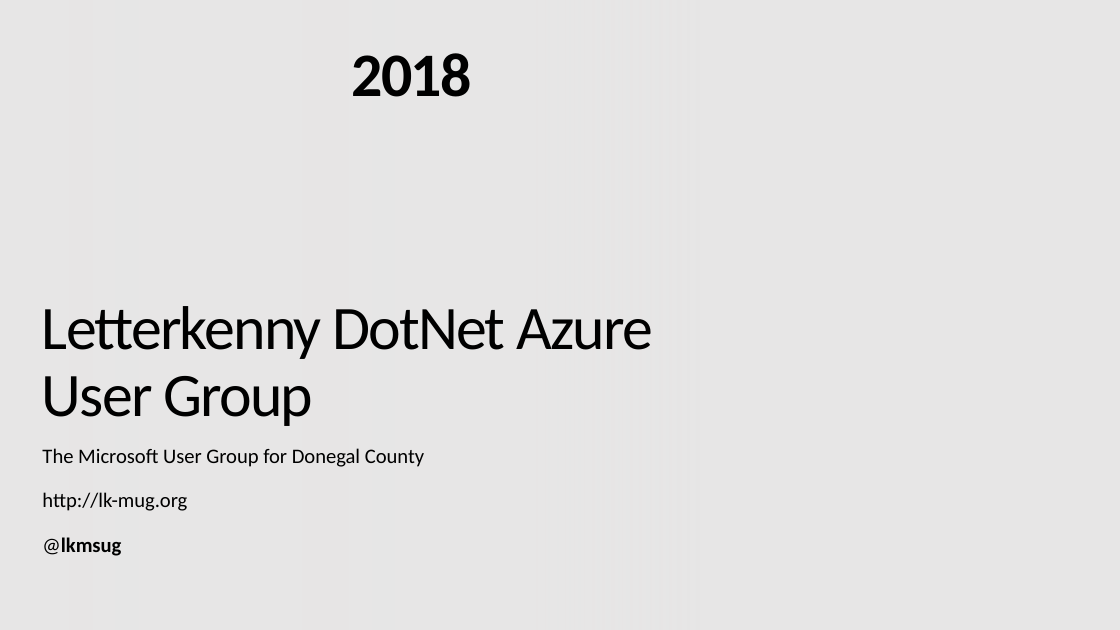
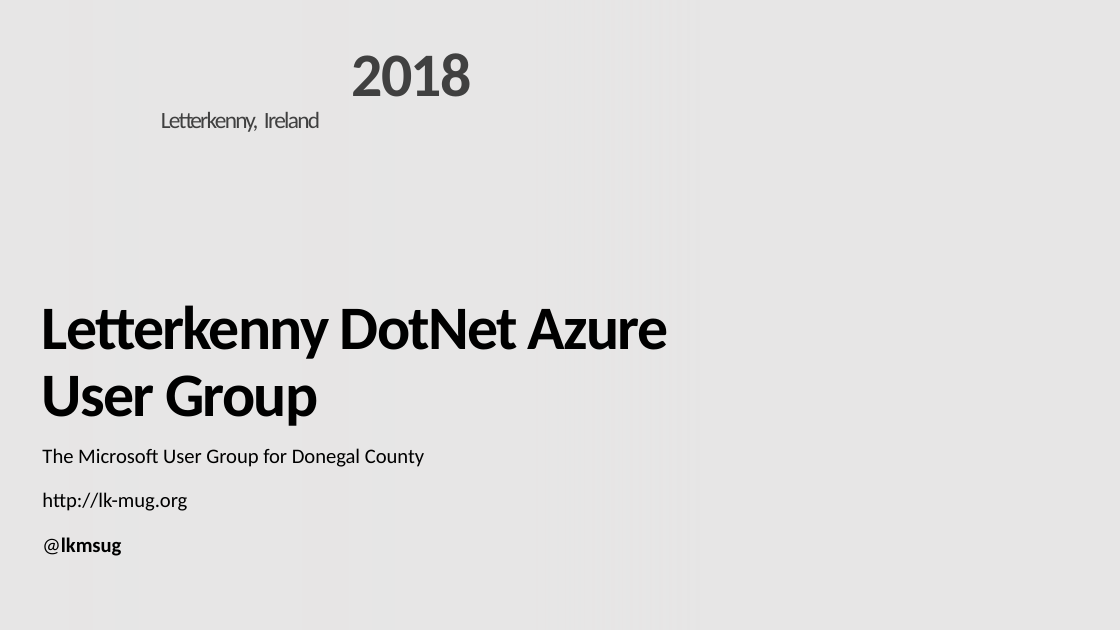
Before and after one commit to LK-MUG/Global-O365-Dev-BootCamp-2018, a slide deck: slide 1 of Presentations/Marketing/Event-Marketing-Slide.pptx. Drawn at 1120x630 pixels with LibreOffice and Linux fonts; fonts in the diff are those of the drawing; background and template pictures are left out. Boxes give left, top, right and bottom in pixels: in the first picture for what was removed or moved away, otherwise in the second. Text is boxed around its words. In the diff, an @@ line names an element or a change of style, - is before the commit and + after.

```diff
--- a/Presentations/Marketing/Event-Marketing-Slide.pptx
+++ b/Presentations/Marketing/Event-Marketing-Slide.pptx
@@ text "2018" at box(352, 53, 472, 97): text colour #000000 to #404040 @@
@@ text added at box(161, 112, 320, 132), 20 pt, text #404040 @@
+Letterkenny, Ireland
@@ title "Letterkenny DotNet Azure User Group" at box(42, 305, 668, 426): bold on @@
```
Also in this commit, not shown: 8 other slides changed, 2 slides removed, 2 other files.
